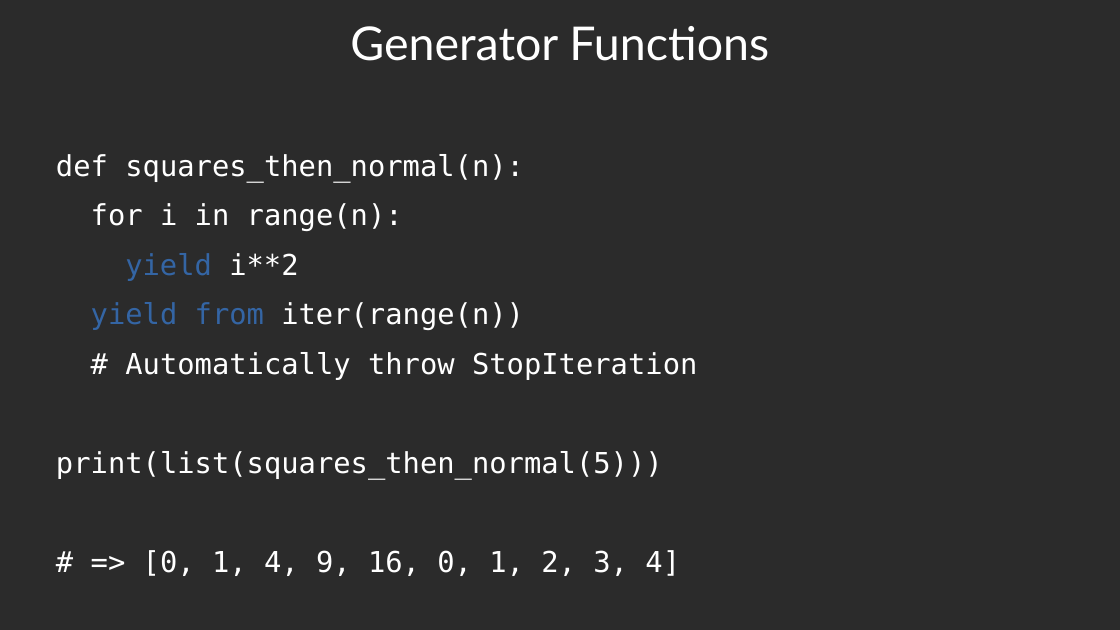
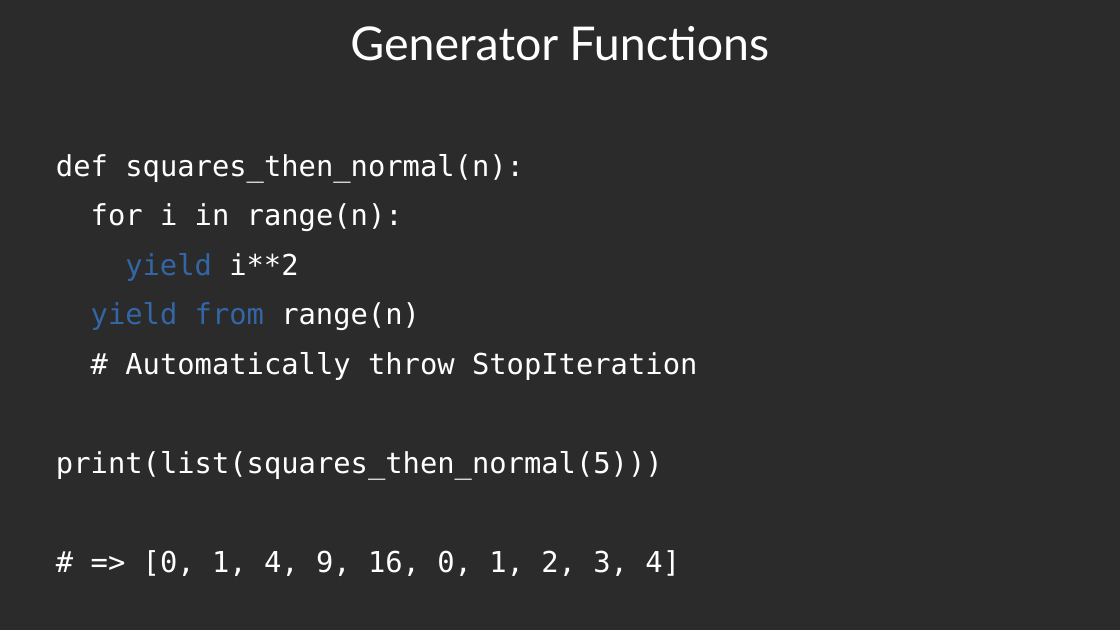
Before and after one commit to luther9/iterator-slides, a slide deck: slide 18 of iterators.odp. Drawn at 1120x630 pixels with LibreOffice and Linux fonts; fonts in the diff are those of the drawing; background and template pictures are left out; a plain dark background stands for a picture behind light text. Boxes give left, top, right and bottom in pixels: in the first picture for what was removed or moved away, otherwise in the second. Text is boxed around its words. In the diff, an @@ line names an element or a change of style, - is before the commit and + after.

```diff
--- a/iterators.odp
+++ b/iterators.odp
@@ text at [91,302,420,330]: text changed; text colour #FFFFFF to #3465A4 @@
-yield from iter(range(n))
+yield from range(n)
```
Also in this commit, not shown: 1 other slide changed, 5 slides added, 2 other files.
